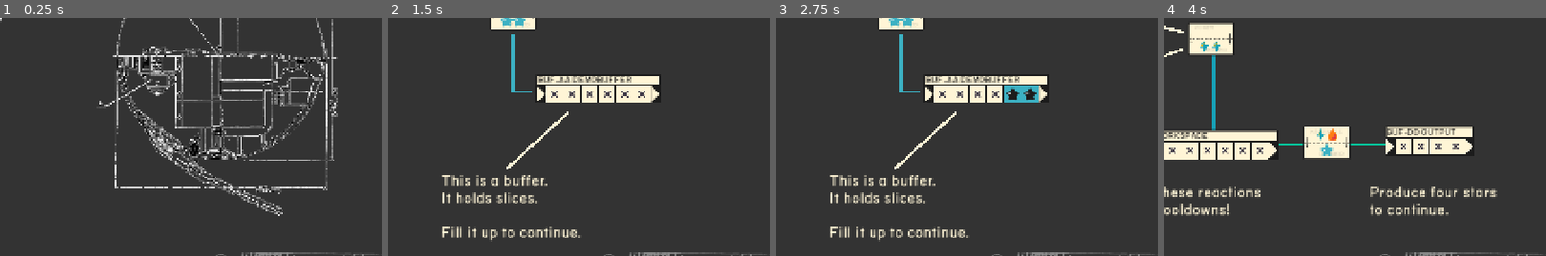
Above: before the commit, frames 1-4 (left to right).
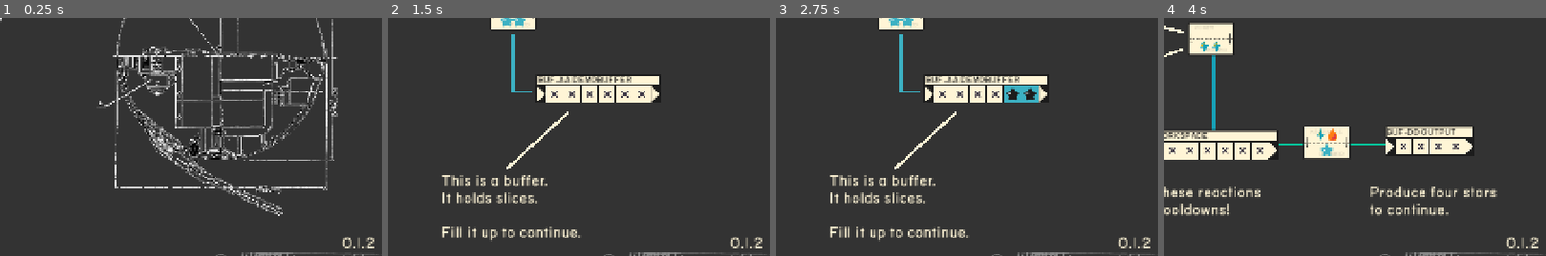
Above: after the commit, the same moments.

Repository: starshinePerigee/reactionwheel
Game: Godot game, scene res://main.tscn
Same seed, same stepped clock (60 frames per second), same inputs: the game is played once before the commit and once after it.
Inputs:
- Up to frame 1 (0.25 s): no input
- Up to frame 2 (1.5 s): click "START GAME" at 0.5 s; click "HELLO FRIEND" at 1.25 s
- Up to frame 3 (2.75 s): click "FULL OF STARS" at 2 s
- Up to frame 4 (4 s): click "FULL OF STARS" at 2.75 s; click "FULL OF STARS" at 3.5 s
The pictures show only the part of the screen within x 46-96%, y 34-84%; the shares and areas given below are measured in that part.

The runs differ from the first frame. In frame 1, 0.2% of the frame differs, in the area x 89-98%, y 92-97%; in frame 2, 0.2%; in frame 3, 0.2%; in frame 4, 0.2%.

Commit message:
Final jam edition commit

Diff:
--- a/reactionwheels/main.gd
+++ b/reactionwheels/main.gd
@@ -5,6 +5,8 @@
 		child.visible = false
 	$bg.visible = true
 	$s1.visible = true
+	$Label2.visible = true
+	#$Button.visible=true
 
 func _on_s_1_button_pressed() -> void:
 	$s1.visible = false
@@ -23,4 +25,4 @@
 	$T5.visible = true
 
 func _on_t_5_success() -> void:
-	get_tree().change_scene("res://stages/level_10.tscn")
+	get_tree().change_scene_to_file("res://stages/level_10.tscn")
--- a/reactionwheels/main.tscn
+++ b/reactionwheels/main.tscn
@@ -138,9 +138,28 @@
 visible = false
 position = Vector2(49, -8)
 
+[node name="Button" type="Button" parent="."]
+visible = false
+layout_mode = 0
+offset_left = 568.0
+offset_top = 481.0
+offset_right = 687.0
+offset_bottom = 505.0
+text = "aaaaaaaaaaaa"
+
+[node name="Label2" type="Label" parent="."]
+offset_left = 1312.0
+offset_top = 720.0
+offset_right = 1423.0
+offset_bottom = 752.0
+theme_override_colors/font_color = Color(1, 0.960784, 0.839216, 1)
+theme_override_font_sizes/font_size = 28
+text = "0.1.2"
+
 [connection signal="pressed" from="s1/S1Button" to="." method="_on_s_1_button_pressed"]
 [connection signal="fired" from="s2/S2Action" to="." method="_on_s_2_action_fired"]
 [connection signal="complete" from="s3" to="." method="_on_s_3_complete"]
 [connection signal="restart" from="T4" to="." method="_on_t_4_restart"]
 [connection signal="success" from="T4" to="." method="_on_t_4_success"]
 [connection signal="success" from="T5" to="." method="_on_t_5_success"]
+[connection signal="pressed" from="Button" to="." method="_on_t_5_success"]
--- a/reactionwheels/stages/t_5.gd
+++ b/reactionwheels/stages/t_5.gd
@@ -8,5 +8,5 @@
 
 
 func _on_spacecraft_turn_ended() -> void:
-	if len($Spacecraft/Buffer3) >= 3:
+	if len($Spacecraft/Buffer3.contents) >= 3:
 		success.emit()
--- a/reactionwheels/stages/t_5.tscn
+++ b/reactionwheels/stages/t_5.tscn
@@ -94,7 +94,6 @@
 output_flavors = Array[int]([4])
 output_buffer = NodePath("../Buffer")
 cooldown = 3
-automatic = true
 
 [node name="SoloAction4" parent="Spacecraft" node_paths=PackedStringArray("input_buffers") instance=ExtResource("4_8edgf")]
 offset_left = 659.0
